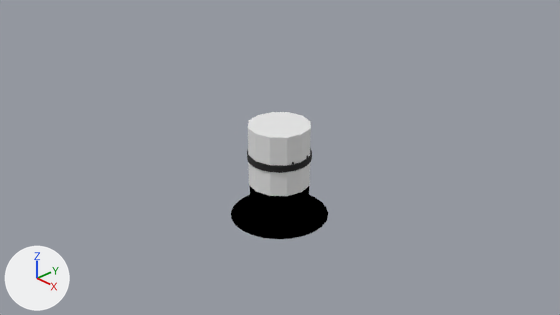
An edit to the Blender file Models/Props/FreeIva_Hatch_Round_Size1.blend, drawn before and after from the same camera.
Both versions are drawn from the file's camera 'Camera'. The axes (+X, +Y, +Z) are drawn at lower left. The lights are the same throughout.

The first picture shows 'Hatch_Size1_Frame', 'cutout', 'tube'.
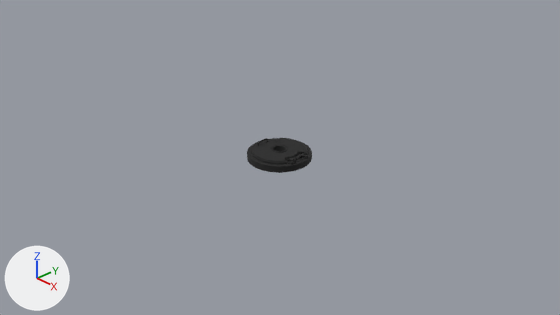
The change, as JSON lines over the scene's bpy script:
```json
{"op": "add", "block": "ob_tube", "code": "ob_tube.hide_set(True)"}
{"op": "add", "block": "ob_cutout", "code": "ob_cutout.hide_set(True)"}
```

Boxes (x1, y1, x2, y2) around the edits, measured in the pictures (560 x 315 px):
```json
{"object": "cutout", "change": "hidden", "before": [248, 112, 311, 196]}
{"object": "tube", "change": "hidden", "before": [231, 186, 328, 239]}
{"object": "Hatch_Size1_Door", "change": "unchanged, uncovered by the edit", "after": [251, 138, 308, 165]}
```
